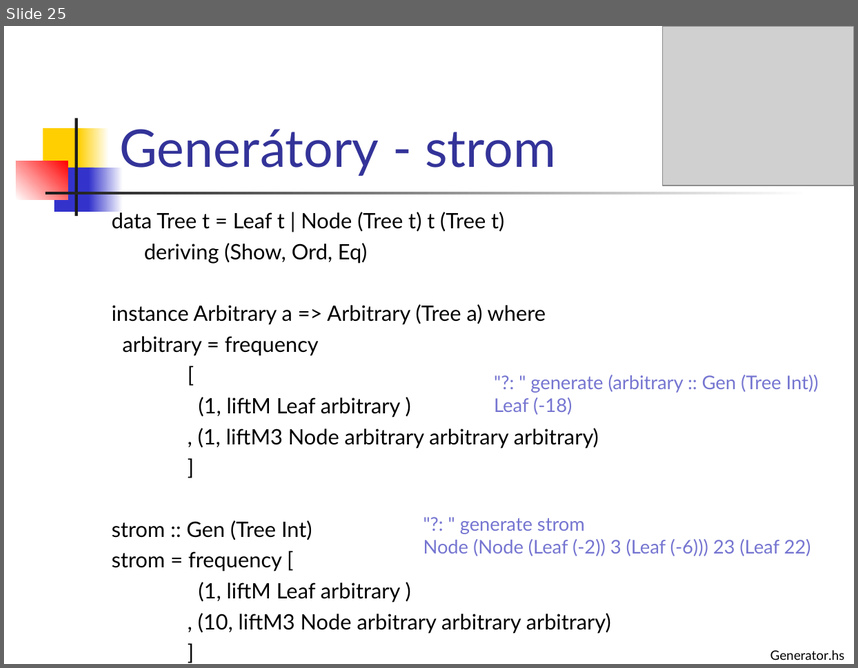
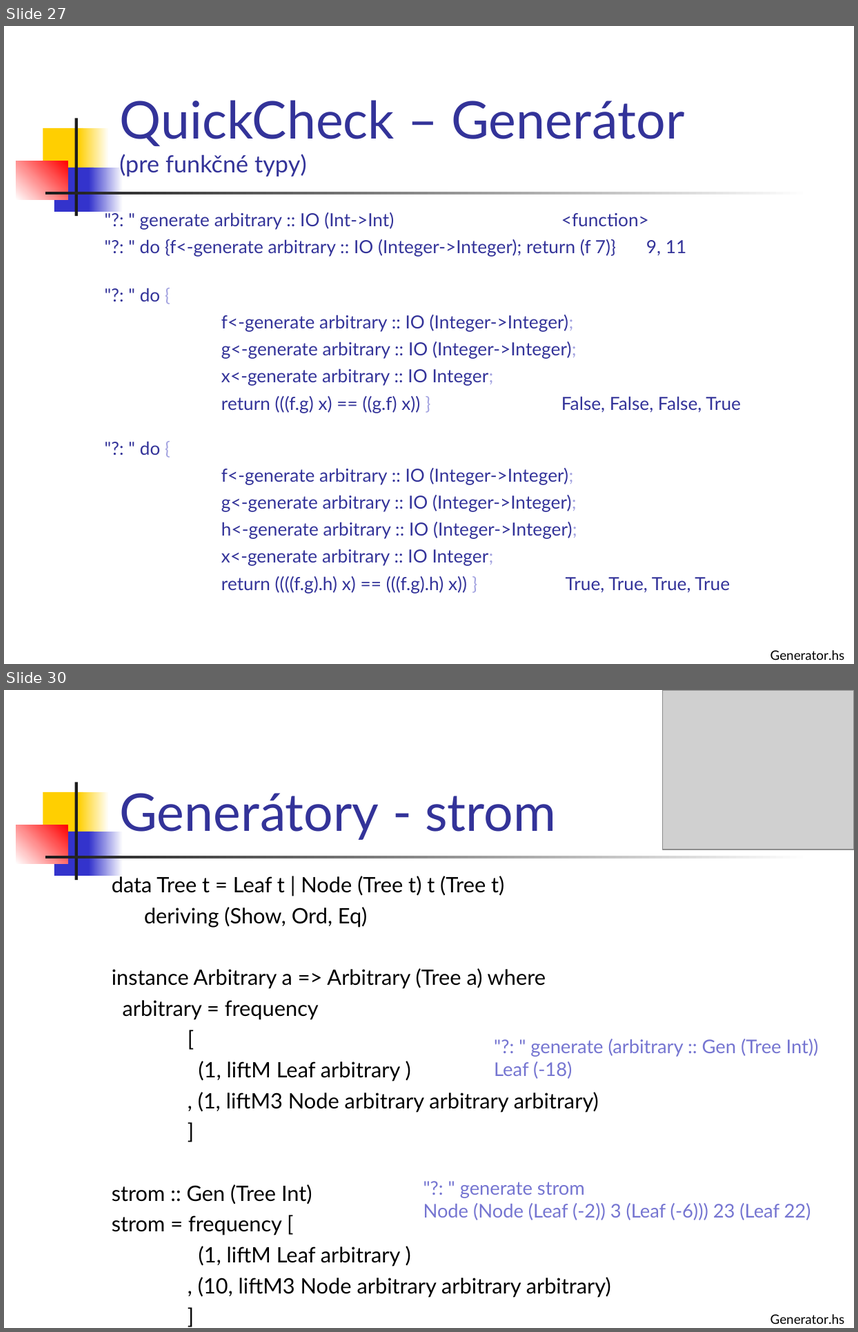
Before and after one commit to Funkcionalne/Prednasky, a slide deck: 02/02_fpro.ppt. Shown one above the other, each under a label of ours: slide 25 before the commit, slides 27 and 30 after it; the slides between them are not shown. The pictures are 858x668 and 858x1332 pixels, drawn with LibreOffice and Linux fonts; fonts in the diff are those of the drawing; grey boxes stand for pictures. Boxes give left, top, right and bottom in pixels: in the first picture for what was removed or moved away, otherwise in the second. Text is boxed around its words. In the diff, an @@ line names an element or a change of style, - is before the commit and + after.

```diff
--- a/02/02_fpro.ppt
+++ b/02/02_fpro.ppt
@@ slide 27 added at <box>4,26,854,664</box>, background #FFFFFF; not listed: 7 template elements that a slide beside it also shows @@
@@ title added at <box>119,100,684,176</box>, 44 pt, text #333399 @@
+QuickCheck – Generátor
+(pre funkčné typy)
@@ text added at <box>140,212,741,592</box>, 15.3 pt, text #333399 @@
+"?: " generate arbitrary :: IO (Int->Int) <function>
+"?: " do {f<-generate arbitrary :: IO (Integer->Integer); return (f 7)} 9, 11
+"?: " do {
+f<-generate arbitrary :: IO (Integer->Integer);
+g<-generate arbitrary :: IO (Integer->Integer);
+x<-generate arbitrary :: IO Integer;
+return (((f.g) x) == ((g.f) x)) } False, False, False, True
+"?: " do {
+f<-generate arbitrary :: IO (Integer->Integer);
+g<-generate arbitrary :: IO (Integer->Integer);
+h<-generate arbitrary :: IO (Integer->Integer);
+x<-generate arbitrary :: IO Integer;
+return ((((f.g).h) x) == (((f.g).h) x)) } True, True, True, True
@@ text added at <box>771,650,845,659</box>, 11 pt, text #000000 @@
+Generator.hs
@@ what was slide 25 is now slide 30 @@
```
Also in this commit, not shown: 8 slides changed, 4 other slides added, 8 other files.
